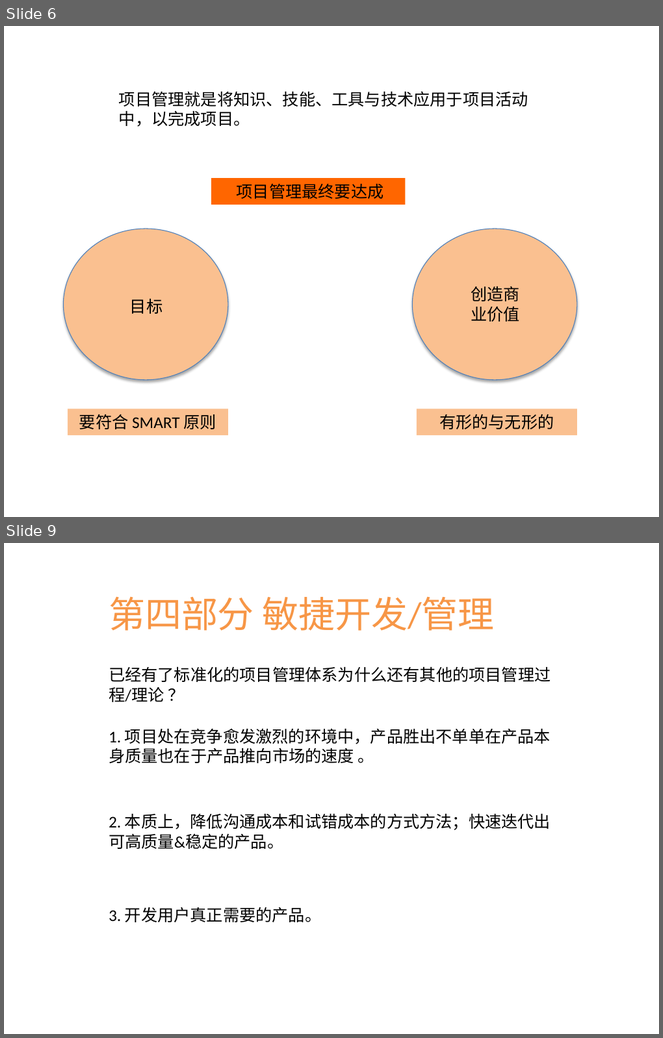
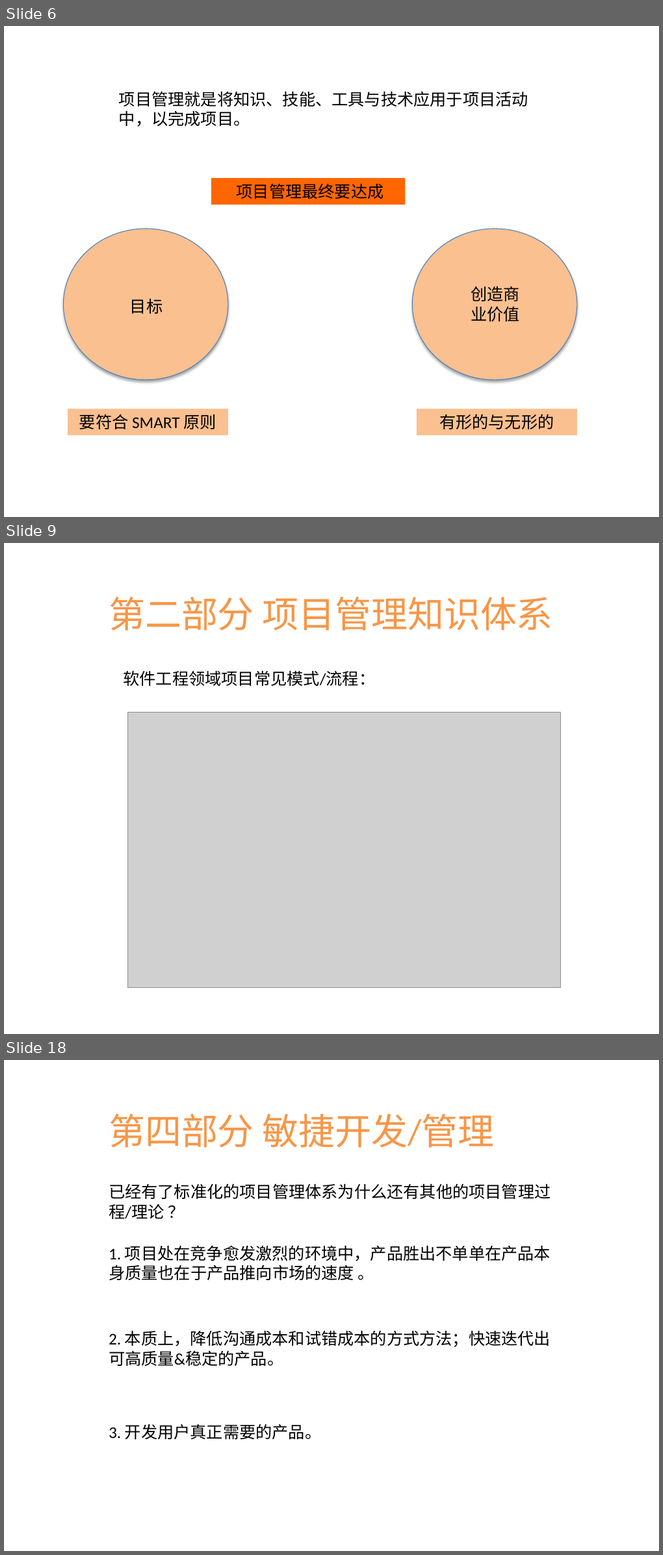
Before and after one commit to itwyhuaing/ProjectM, a slide deck: HaiNaBian_PM知识分享/201812/PM.pptx. Shown one above the other, each under a label of ours: slides 6 and 9 before the commit, slides 6, 9 and 18 after it; the slides between them are not shown. The pictures are 663x1038 and 663x1555 pixels, drawn with LibreOffice and Linux fonts; fonts in the diff are those of the drawing; grey boxes stand for pictures; background and template pictures are left out. Boxes give left, top, right and bottom in pixels: in the first picture for what was removed or moved away, otherwise in the second. Text is boxed around its words. In the diff, an @@ line names an element or a change of style, - is before the commit and + after.

```diff
--- a/HaiNaBian_PM知识分享/201812/PM.pptx
+++ b/HaiNaBian_PM知识分享/201812/PM.pptx
@@ slide 9 added at [4, 543, 659, 1034], background picture (left out) @@
@@ text added at [109, 597, 553, 631], 40 pt, text #F79646 @@
+第二部分 项目管理知识体系
@@ text added at [124, 670, 376, 686], 18 pt, text #000000 @@
+软件工程领域项目常见模式/流程：
@@ picture added at [128, 713, 561, 988] @@
@@ what was slide 9 is now slide 18 @@
```
Also in this commit, not shown: 1 slide changed, 3 other slides added, 3 slides removed, 1 other file.
